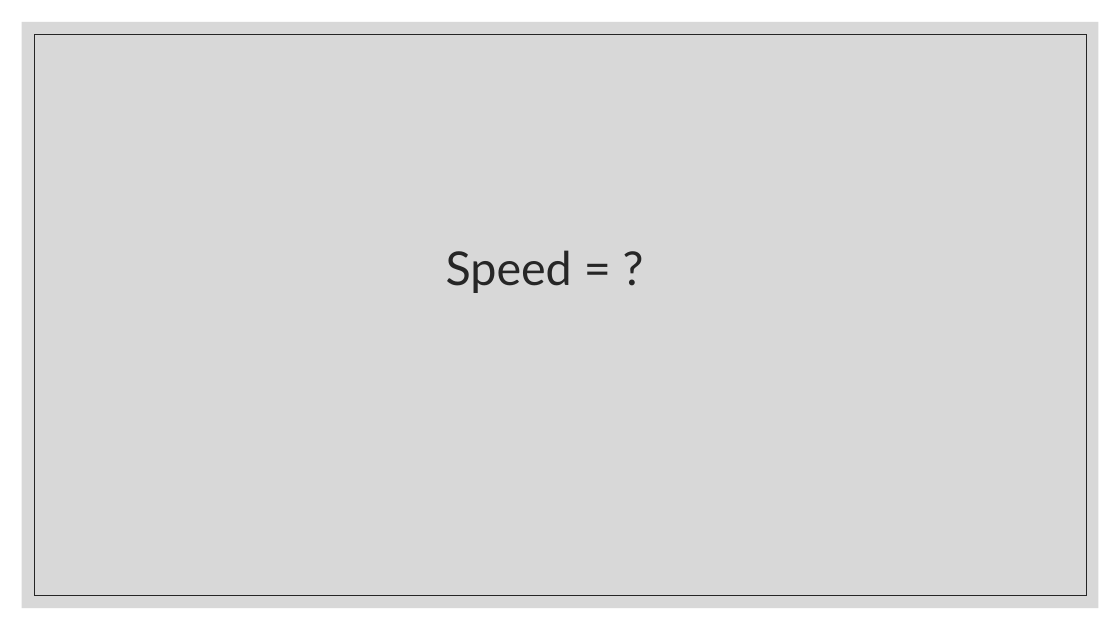
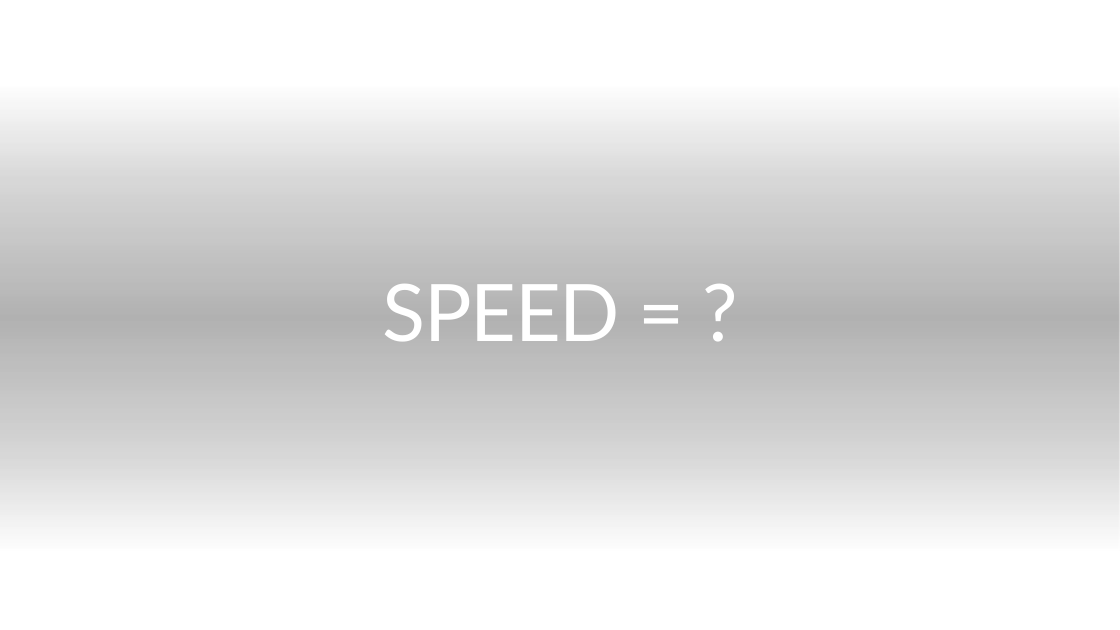
Before and after one commit to nokeeffe2013/Engage-Science-Compsci, a slide deck: slide 4 of Engage_Lesson3/lesson3_slides.pptx (slide 3 before the commit). Drawn at 1120x630 pixels with LibreOffice and Linux fonts; fonts in the diff are those of the drawing; background and template pictures are left out. Boxes give left, top, right and bottom in pixels: in the first picture for what was removed or moved away, otherwise in the second. Text is boxed around its words. In the diff, an @@ line names an element or a change of style, - is before the commit and + after.

```diff
--- a/Engage_Lesson3/lesson3_slides.pptx
+++ b/Engage_Lesson3/lesson3_slides.pptx
@@ background #FFFFFF to picture (left out) @@
@@ rectangle added at bbox=[0, 0, 1120, 630], fill #FFFFFF @@
@@ rectangle removed at bbox=[22, 22, 1099, 608] @@
@@ rectangle removed at bbox=[34, 34, 1086, 596] @@
@@ rectangle added at bbox=[0, 87, 1120, 551], fill gradient #000000 @@
@@ rectangle added at bbox=[120, 117, 1000, 513], fill #000000 @@
@@ title "SPEED = ?" at bbox=[382, 284, 620, 342]: vertical alignment middle to bottom @@
@@ title at bbox=[382, 284, 620, 342]: text changed; size 40 to 68 pt; text colour #262626 to #FFFFFF @@
-Speed = ?
+SPEED = ?
```
Also in this commit, not shown: 5 other slides changed, 2 slides added, 11 other files.
